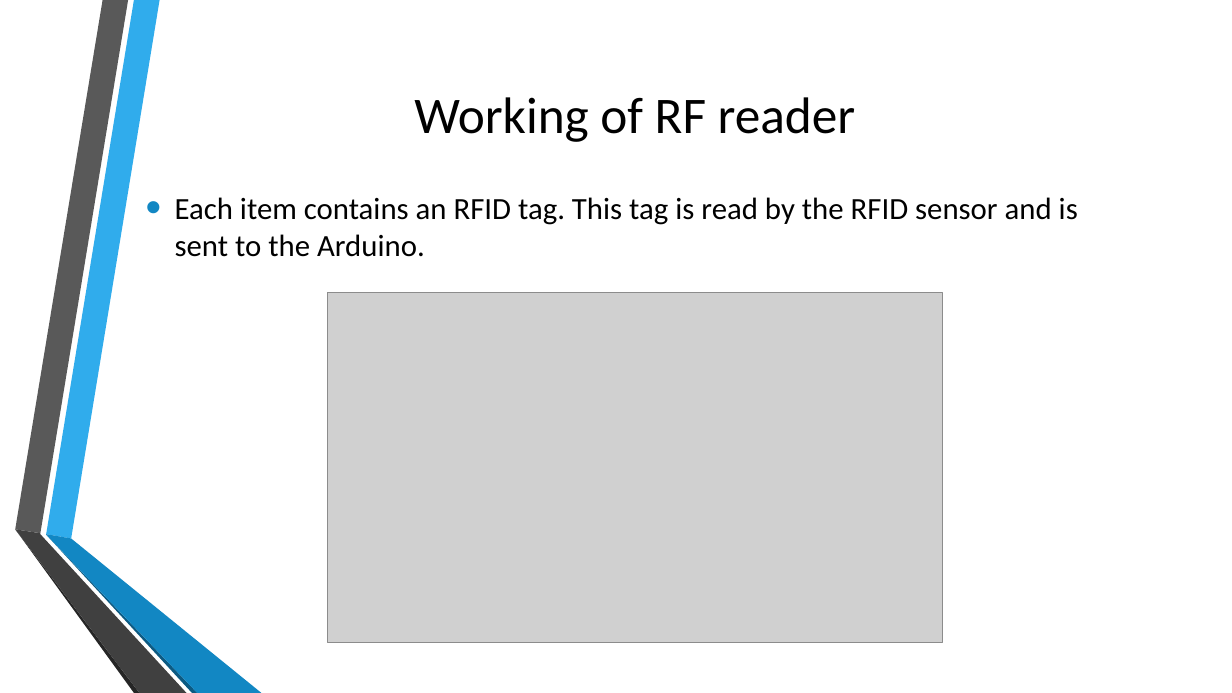
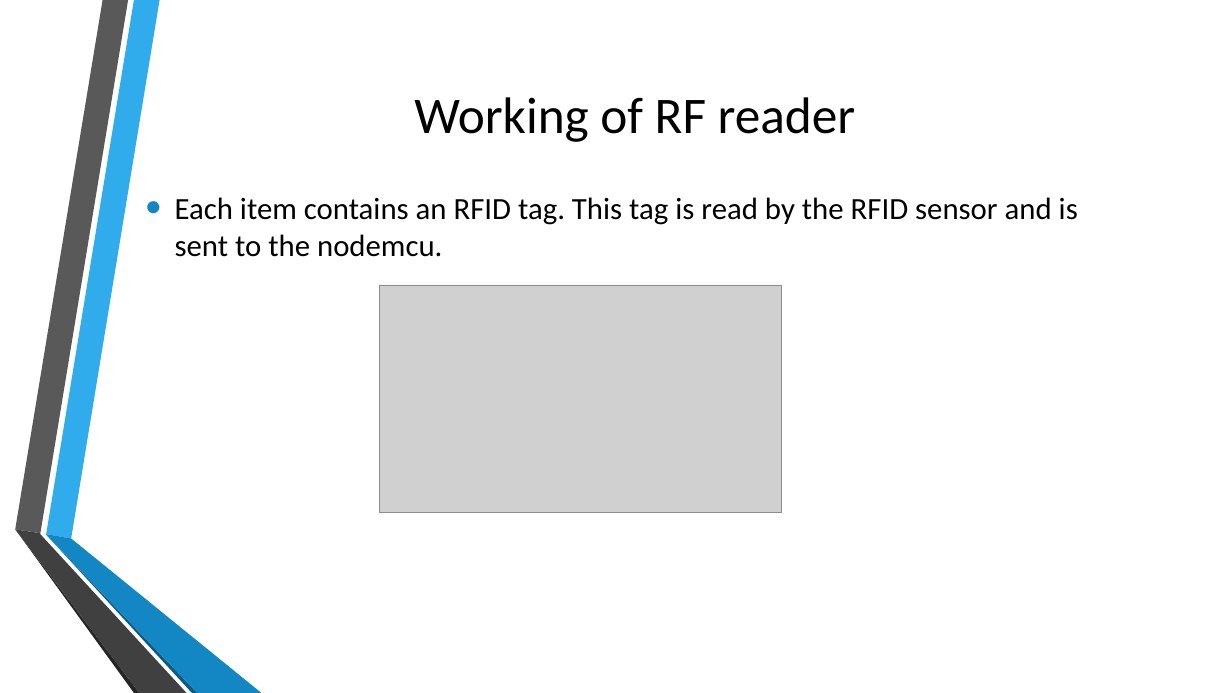
Before and after one commit to adithyarganesh/Quick-Basket, a slide deck: slide 10 of Reports/QB-Finalfinal final [Autosaved].pptx. Drawn at 1232x693 pixels with LibreOffice and Linux fonts; fonts in the diff are those of the drawing; grey boxes stand for pictures; background and template pictures are left out. Boxes give left, top, right and bottom in pixels: in the first picture for what was removed or moved away, otherwise in the second. Text is boxed around its words. In the diff, an @@ line names an element or a change of style, - is before the commit and + after.

```diff
--- a/Reports/QB-Finalfinal final [Autosaved].pptx
+++ b/Reports/QB-Finalfinal final [Autosaved].pptx
@@ text at box(175, 197, 1078, 257): text changed @@
-• Each item contains an RFID tag. This tag is read by the RFID sensor and is sent to the Arduino.
+• Each item contains an RFID tag. This tag is read by the RFID sensor and is sent to the nodemcu.
@@ picture removed at box(328, 293, 943, 643) @@
@@ picture added at box(380, 285, 782, 512) @@
```
Also in this commit, not shown: 9 other slides changed, 4 slides added, 3 slides removed, 7 other files.
